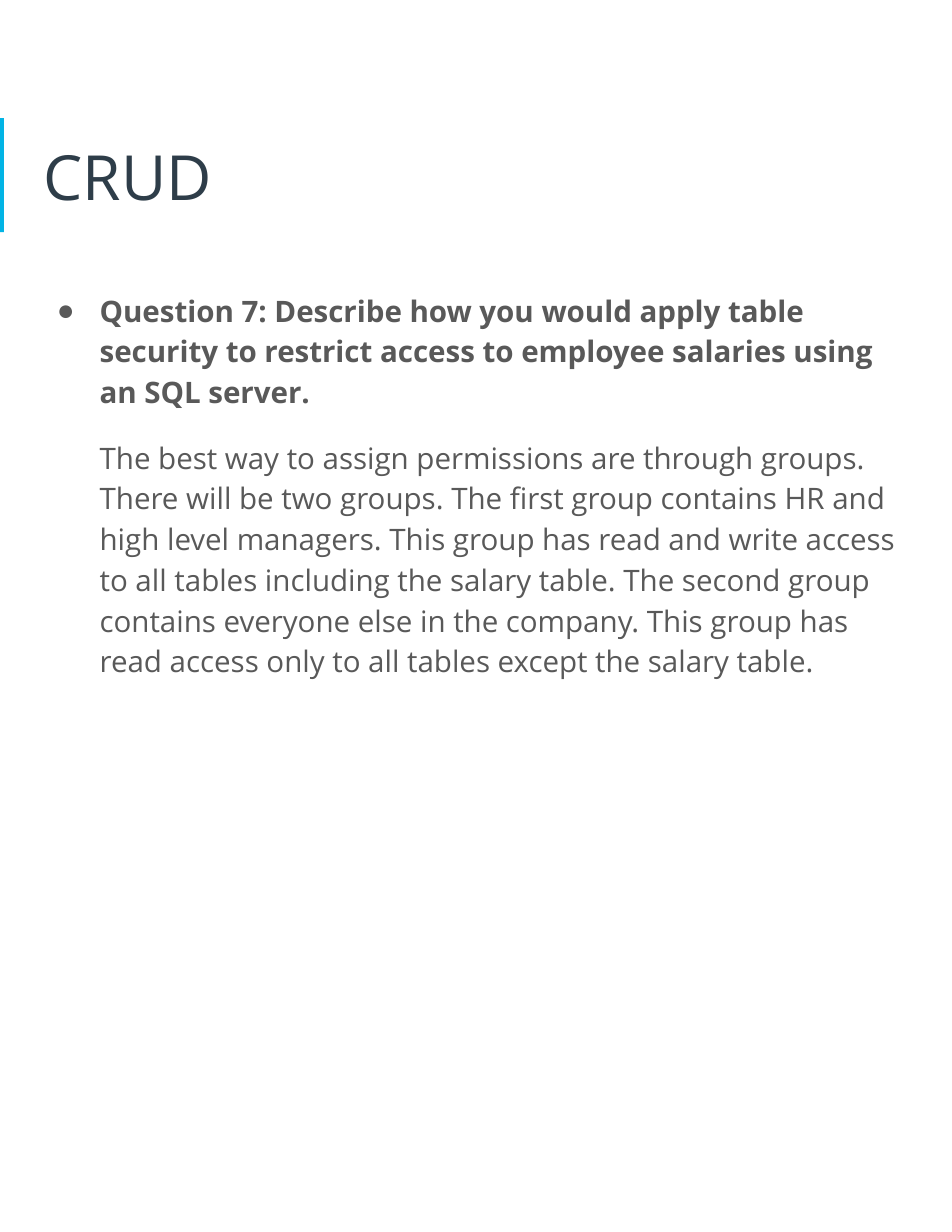
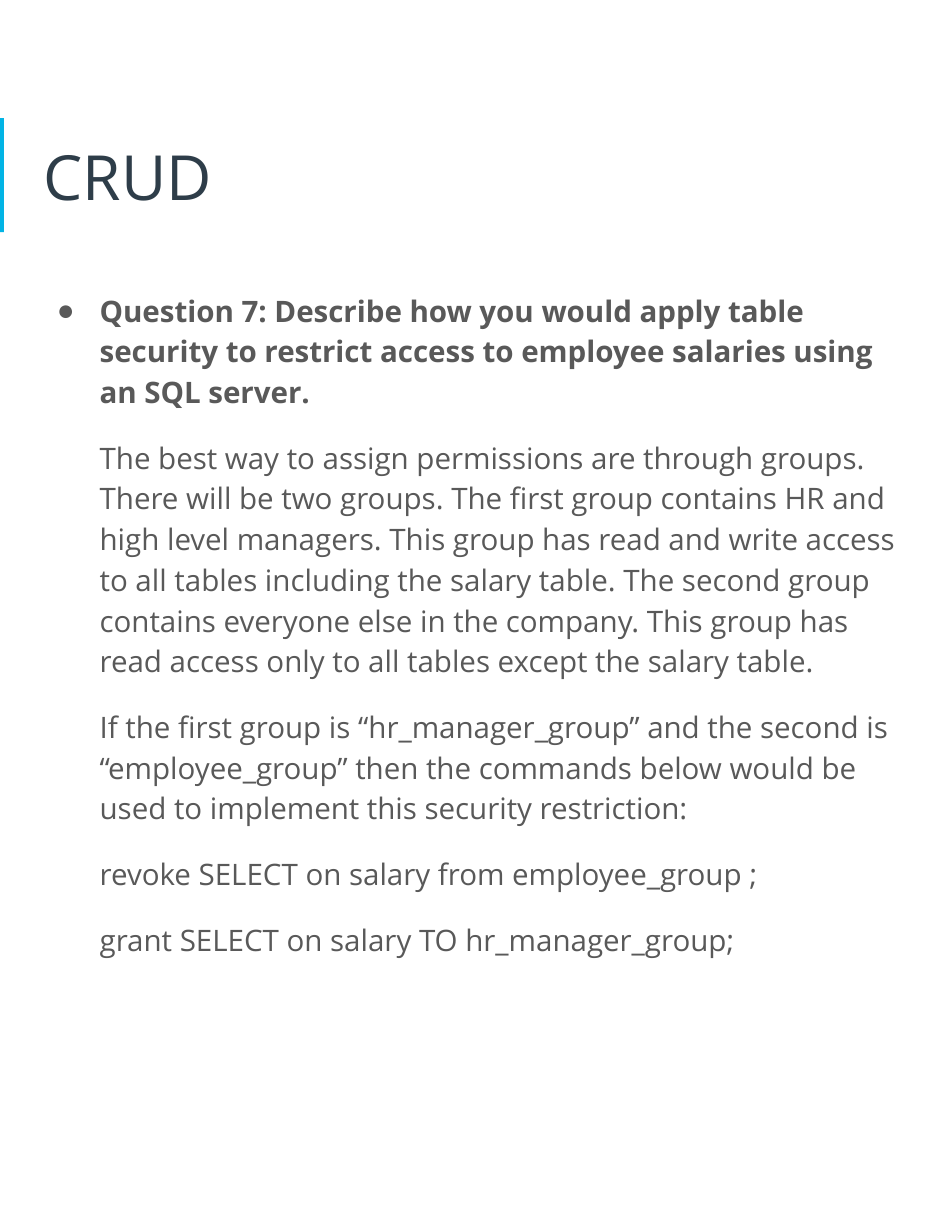
Before and after one commit to elok/Data-Architect-ND-HR-Database, a slide deck: slide 24 of Proposal.pptx. Drawn at 952x1232 pixels with LibreOffice and Linux fonts; fonts in the diff are those of the drawing. Boxes give left, top, right and bottom in pixels: in the first picture for what was removed or moved away, otherwise in the second. Text is boxed around its words. In the diff, an @@ line names an element or a change of style, - is before the commit and + after.

```diff
--- a/Proposal.pptx
+++ b/Proposal.pptx
@@ text at [100,715,888,958]: paragraphs added @@
+If the first group is “hr_manager_group” and the second is “employee_group” then the commands below would be used to implement this security restriction:
+revoke SELECT on salary from employee_group ;
+grant SELECT on salary TO hr_manager_group;
```
Also in this commit, not shown: 9 other slides changed, 3 other files.
